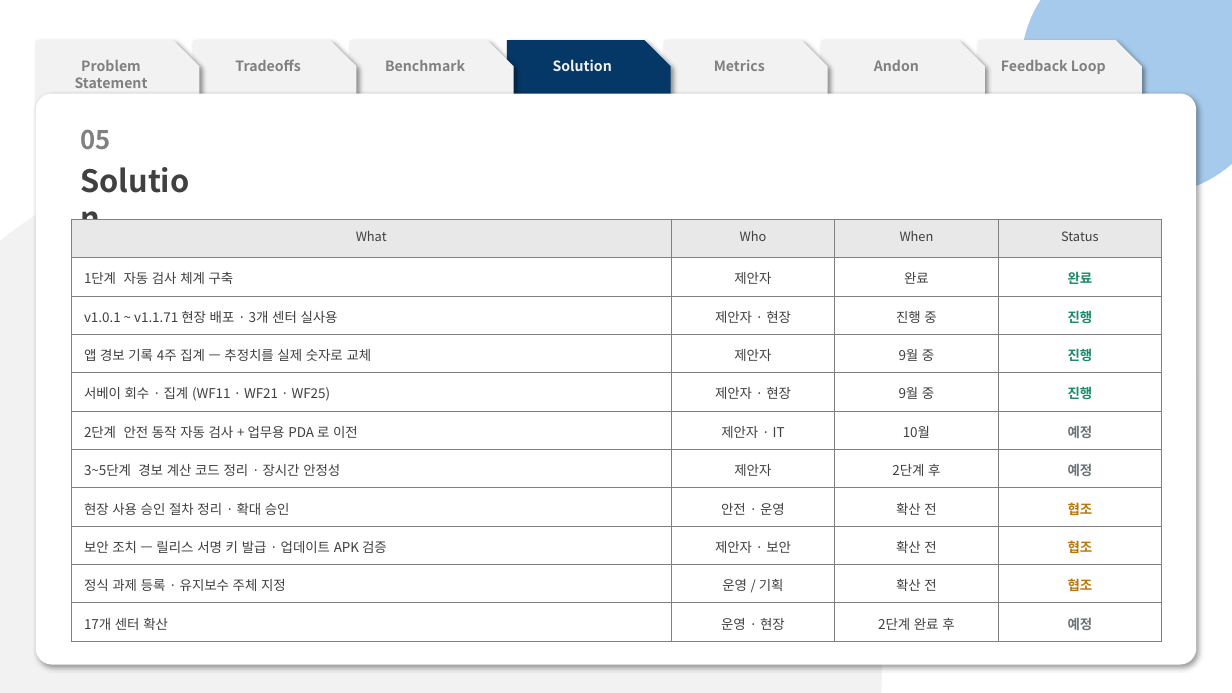
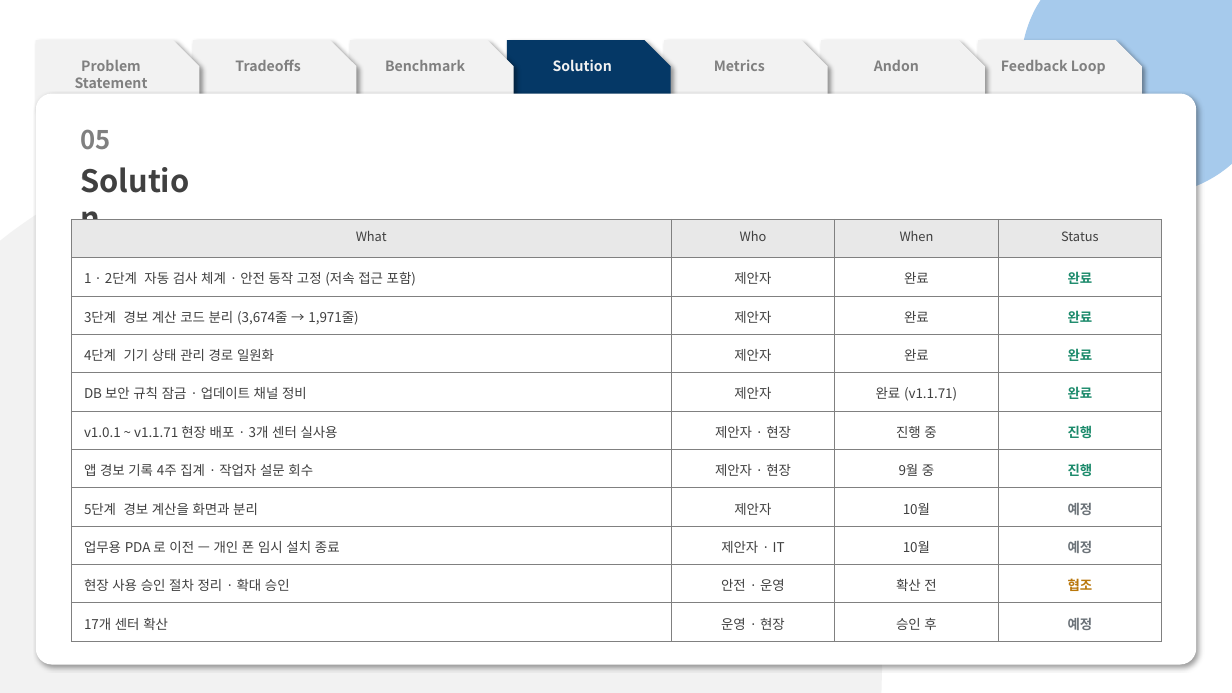
Before and after one commit to pslymzero-cyber/SafeAlert, a slide deck: slide 10 of docs/presentation/contest/SafeAlert_CouSolve_Contest.pptx. Drawn at 1232x693 pixels with LibreOffice and Linux fonts; fonts in the diff are those of the drawing. Boxes give left, top, right and bottom in pixels: in the first picture for what was removed or moved away, otherwise in the second. Text is boxed around its words. In the diff, an @@ line names an element or a change of style, - is before the commit and + after.

```diff
--- a/docs/presentation/contest/SafeAlert_CouSolve_Contest.pptx
+++ b/docs/presentation/contest/SafeAlert_CouSolve_Contest.pptx
@@ table at bbox=[71, 219, 1162, 641] @@
-row 2: 1단계 자동 검사 체계 구축 | 제안자 | 완료 | 완료
+row 2: 1 · 2단계 자동 검사 체계 · 안전 동작 고정 (저속 접근 포함) | 제안자 | 완료 | 완료
+row 3: 3단계 경보 계산 코드 분리 (3,674줄 → 1,971줄) | 제안자 | 완료 | 완료
+row 4: 4단계 기기 상태 관리 경로 일원화 | 제안자 | 완료 | 완료
+row 5: DB 보안 규칙 잠금 · 업데이트 채널 정비 | 제안자 | 완료 (v1.1.71) | 완료
-row 4: 앱 경보 기록 4주 집계 — 추정치를 실제 숫자로 교체 | 제안자 | 9월 중 | 진행
-row 5: 서베이 회수 · 집계 (WF11 · WF21 · WF25) | 제안자 · 현장 | 9월 중 | 진행
-row 6: 2단계 안전 동작 자동 검사 + 업무용 PDA 로 이전 | 제안자 · IT | 10월 | 예정
-row 7: 3~5단계 경보 계산 코드 정리 · 장시간 안정성 | 제안자 | 2단계 후 | 예정
+row 7: 앱 경보 기록 4주 집계 · 작업자 설문 회수 | 제안자 · 현장 | 9월 중 | 진행
+row 8: 5단계 경보 계산을 화면과 분리 | 제안자 | 10월 | 예정
+row 9: 업무용 PDA 로 이전 — 개인 폰 임시 설치 종료 | 제안자 · IT | 10월 | 예정
-row 9: 보안 조치 — 릴리스 서명 키 발급 · 업데이트 APK 검증 | 제안자 · 보안 | 확산 전 | 협조
-row 10: 정식 과제 등록 · 유지보수 주체 지정 | 운영 / 기획 | 확산 전 | 협조
-row 11: 17개 센터 확산 | 운영 · 현장 | 2단계 완료 후 | 예정
+row 11: 17개 센터 확산 | 운영 · 현장 | 승인 후 | 예정
```
Also in this commit, not shown: 3 other slides changed, 2 other files.
